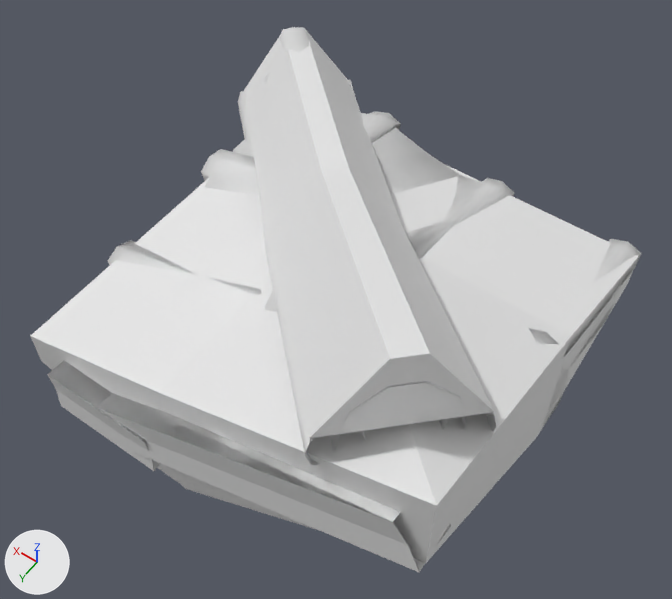
The FBX model Assets/JapaneseHouse/meshes/roof end B corner A.fbx: old version first, new version second.
Both versions are drawn from a 50 mm lens placed at (-0.297, 0.688, 1.506), pointed at (0.552, -0.5, -0.362). Lighting does not change. The marker at lower left points along +X, +Y and +Z. Objects named as collision shapes, trigger or cutter boxes, shadow casters or lower levels of detail are left out. Where no turn or scale is listed for an object, it has been applied to the vertices.

The scene before the commit, as lines of its bpy script (objects in view):
```python
me_c_roof_end_b_corner_a = bpy.data.meshes.new('C_roof end B corner A')
me_c_roof_end_b_corner_a.from_pydata(...)  # 34 vertices, 29 faces; spans x -0.036..1.294, y -1.274..0.036, z -0.756..0.242
me_roof_end_b_corner_a_001 = bpy.data.meshes.new('roof end B corner A.001')
me_roof_end_b_corner_a_001.from_pydata(...)  # 541 vertices, 426 faces; spans x -0.036..1.297, y -1.272..0.057, z -0.749..0.232
# faces by material slot: [285, 141]
me_roof_end_b_corner_a_001.materials.append(mat_roof)  # white #e7e7e7
me_roof_end_b_corner_a_001.materials.append(mat_roof_corner)  # white #e7e7e7
me_roof_end_b_corner_a_lod0_001 = bpy.data.meshes.new('roof end B corner A_LOD0.001')
me_roof_end_b_corner_a_lod0_001.from_pydata(...)  # 541 vertices, 426 faces; spans x -0.036..1.297, y -1.272..0.057, z -0.749..0.232
# faces by material slot: [285, 141]
me_roof_end_b_corner_a_lod0_001.materials.append(mat_roof)  # white #e7e7e7
me_roof_end_b_corner_a_lod0_001.materials.append(mat_roof_corner)  # white #e7e7e7
ob_c_roof_end_b_corner_a = bpy.data.objects.new('C_roof end B corner A', me_c_roof_end_b_corner_a)
ob_c_roof_end_b_corner_a.location = (0.0, 0.0, 0.0)
ob_roof_end_b_corner_a = bpy.data.objects.new('roof end B corner A', me_roof_end_b_corner_a_001)
ob_roof_end_b_corner_a.location = (0.0, 0.0, 0.0)
ob_roof_end_b_corner_a_lod0 = bpy.data.objects.new('roof end B corner A_LOD0', me_roof_end_b_corner_a_lod0_001)
ob_roof_end_b_corner_a_lod0.location = (0.0, 0.0, 0.0)
```
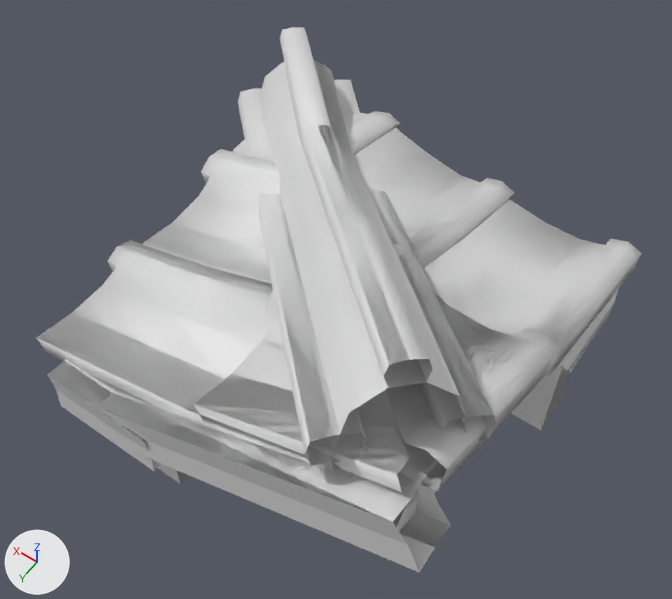
Pixel boxes (x1, y1, x2, y2) of what changed, in the pictures (672 x 599 px):
'C_roof end B corner A', deleted
    before: (30, 29, 639, 564)
'roof end B corner A_LOD0', unchanged, uncovered by the edit
    before: (47, 27, 641, 573)
    after: (37, 27, 641, 573)
'roof end B corner A', unchanged, uncovered by the edit
    before: (50, 30, 641, 528)
    after: (37, 30, 641, 546)

The edits, one by one:
Object 'C_roof end B corner A' (ob_c_roof_end_b_corner_a) is deleted.
